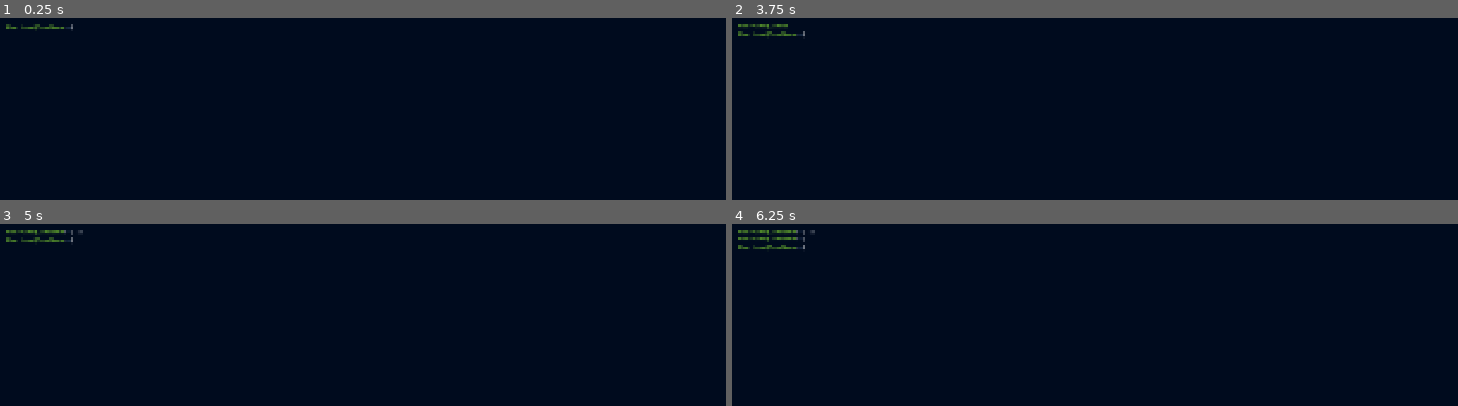
Above: before the commit, frames 1-4 (two rows, left to right).
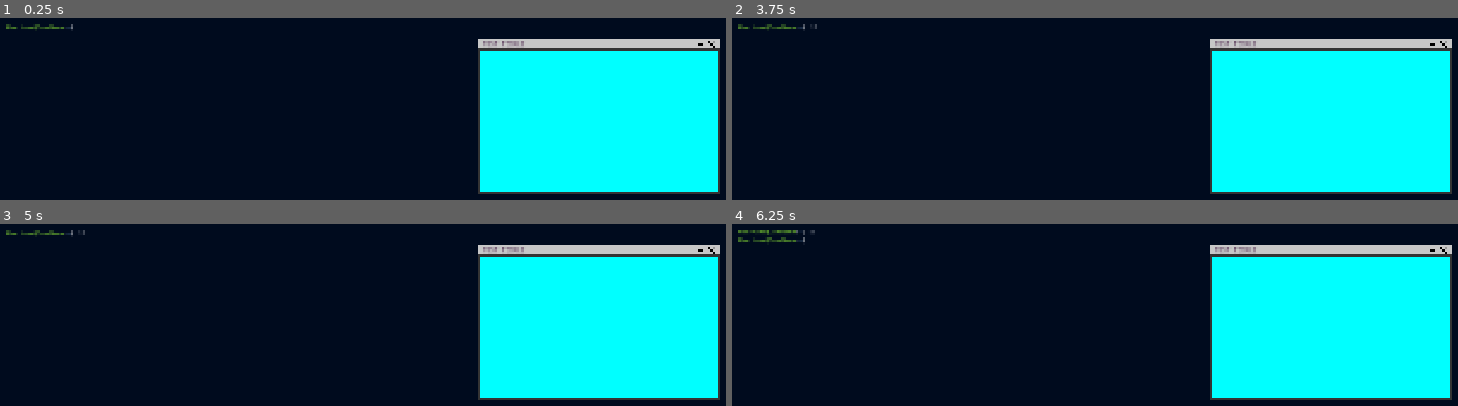
Above: after the commit, the same moments.

Repository: 0nnur1/crl
Game: Godot game, scene res://main.tscn
Two runs of this game, one before a commit and one after it. Both use one fixed random seed, a clock stepped at 60 frames per second and the inputs below.
Inputs (mouse positions are in pixels of both pictures, inside the frame that each line leads up to):
- Up to frame 1 (0.25 s): no input
- Up to frame 2 (3.75 s): click (1167, 27) at 0.52 s; type "12" at 0.6 s; click (1428, 45) at 1.27 s; click (1428, 45) at 2.02 s; click (1428, 45) at 2.77 s; tap Enter at 3.5 s; move the mouse to (outside the picture) at 3.52 s; click (outside the picture) at 3.67 s
- Up to frame 3 (5 s): tap Space at 4.25 s; move the mouse to (outside the picture) at 4.27 s; click (outside the picture) at 4.42 s
- Up to frame 4 (6.25 s): tap Enter at 5 s; move the mouse to (1211, 349) at 5.02 s; click (1211, 349) at 5.17 s; tap Space at 5.75 s; move the mouse to (outside the picture) at 5.77 s; click (outside the picture) at 5.92 s

The runs differ from the first frame. In frame 1, 28% of the frame differs, in the area x 65-100%, y 11-97%; in frame 2, 29%; in frame 3, 29%, in the area x 0-100%, y 3-97%; in frame 4, 29%.

Commit message:
created the basic window preset for content, still not great but working on it

Diff:
--- /dev/null
+++ b/game_window/game_window.gd
@@ -0,0 +1,45 @@
+extends ColorRect
+
+@onready var label = $label
+@onready var content = $Control
+@onready var title = $label/title
+
+# size constraints
+func _on_resized():
+	var x = size.x
+
+	var label_y = x * 0.04
+	var border_size = x * 0.02
+
+	var target_content_width = x - border_size
+
+	var target_content_height = (target_content_width * 3) / 5
+
+	content.size = Vector2(target_content_width, target_content_height)
+	content.position = Vector2(border_size / 2, label_y + border_size / 2)
+
+	var total_height = label_y + target_content_height + (border_size / 2) + (border_size / 2)
+
+	# This line "snaps" the window to the correct height
+	size.y = total_height
+
+	# Keep the header matching the width
+	label.size = Vector2(x, label_y)
+
+func set_content(new_scene: PackedScene):
+
+	for child in content.get_children():
+		child.queue_free()
+
+	var new_content = new_scene.instantiate()
+
+	content.add_child(new_content)
+
+func add_content(new_scene: PackedScene):
+
+	var new_content = new_scene.instantiate()
+
+	content.add_child(new_content)
+
+func set_title(new_title: String):
+	title.text = new_title
--- /dev/null
+++ b/game_window/game_window.tscn
@@ -0,0 +1,79 @@
+[gd_scene format=3 uid="uid://b5j48bfo2va5q"]
+
+[ext_resource type="Script" uid="uid://bnn3ih8j83vhd" path="res://game_window/game_window.gd" id="1_iq8xv"]
+[ext_resource type="Script" uid="uid://v4vj41ugrilh" path="res://game_window/label.gd" id="2_u36qd"]
+[ext_resource type="FontFile" uid="uid://cv4x78buf70m6" path="res://assets/fonts/UbuntuMono-Regular.ttf" id="3_30ws5"]
+[ext_resource type="FontFile" uid="uid://dd2q71ueici4d" path="res://assets/fonts/UbuntuMono-Bold.ttf" id="4_bxsro"]
+[ext_resource type="FontFile" uid="uid://cv5apkaxbtor7" path="res://assets/fonts/UbuntuMono-BoldItalic.ttf" id="5_edg38"]
+[ext_resource type="FontFile" uid="uid://bsg05l042ywaj" path="res://assets/fonts/UbuntuMono-Italic.ttf" id="6_krdr4"]
+[ext_resource type="Texture2D" uid="uid://dlqxlgoq3l3g0" path="res://assets/sprites/-.png" id="7_edg38"]
+[ext_resource type="Texture2D" uid="uid://c74imyh1t6hfq" path="res://assets/sprites/X.png" id="8_krdr4"]
+
+[node name="GameWindow" type="ColorRect" unique_id=2109808876]
+color = Color(0.20392157, 0.20392157, 0.20392157, 1)
+script = ExtResource("1_iq8xv")
+
+[node name="label" type="ColorRect" parent="." unique_id=792799735]
+layout_mode = 0
+offset_right = 385.0
+offset_bottom = 334.0
+color = Color(0.7784455, 0.7784456, 0.77844536, 1)
+script = ExtResource("2_u36qd")
+
+[node name="title" type="RichTextLabel" parent="label" unique_id=1992647051]
+layout_mode = 0
+offset_right = 40.0
+offset_bottom = 40.0
+mouse_filter = 1
+theme_override_fonts/normal_font = ExtResource("3_30ws5")
+theme_override_fonts/bold_font = ExtResource("4_bxsro")
+theme_override_fonts/bold_italics_font = ExtResource("5_edg38")
+theme_override_fonts/italics_font = ExtResource("6_krdr4")
+theme_override_fonts/mono_font = ExtResource("3_30ws5")
+bbcode_enabled = true
+text = "fortnite tester9101
+"
+scroll_active = false
+autowrap_mode = 0
+shortcut_keys_enabled = false
+vertical_alignment = 1
+
+[node name="minimize" type="Button" parent="label" unique_id=811427520]
+modulate = Color(0, 0, 0, 1)
+layout_mode = 0
+offset_right = 8.0
+offset_bottom = 8.0
+theme_override_fonts/font = ExtResource("4_bxsro")
+toggle_mode = true
+icon = ExtResource("7_edg38")
+flat = true
+icon_alignment = 1
+expand_icon = true
+
+[node name="close" type="Button" parent="label" unique_id=856106025]
+modulate = Color(0, 0, 0, 1)
+layout_mode = 0
+offset_right = 8.0
+offset_bottom = 8.0
+theme_override_fonts/font = ExtResource("4_bxsro")
+icon = ExtResource("8_krdr4")
+flat = true
+icon_alignment = 1
+expand_icon = true
+
+[node name="Control" type="Control" parent="." unique_id=1394683053]
+anchors_preset = 0
+offset_right = 40.0
+offset_bottom = 40.0
+
+[node name="ColorRect" type="ColorRect" parent="Control" unique_id=1720993340]
+layout_mode = 1
+anchors_preset = 15
+anchor_right = 1.0
+anchor_bottom = 1.0
+grow_horizontal = 2
+grow_vertical = 2
+color = Color(0, 1, 1, 1)
+
+[connection signal="resized" from="." to="." method="_on_resized"]
+[connection signal="resized" from="label" to="label" method="_on_resized"]
--- /dev/null
+++ b/game_window/label.gd
@@ -0,0 +1,24 @@
+extends ColorRect
+
+@onready var title = $title
+@onready var minimize = $minimize
+@onready var close = $close
+
+func _on_resized() -> void:
+
+	var x = size.x
+	var y = size.y
+	var button_size = Vector2(y*0.90, y*0.90)
+	var position_offset = (y*0.1)
+	close.size = button_size # Square
+	close.position = Vector2(x - y*1.2, position_offset)
+
+	minimize.size = button_size # Square
+	minimize.position = Vector2(x - (y * 2.4), position_offset)
+
+	var title_width = x - (y * 2)
+	title.size = Vector2(title_width, y)
+	title.position = Vector2(0, 0)
+
+	var fs = int(y * 0.8)
+	title.add_theme_font_size_override("normal_font_size", fs)
--- a/project.godot
+++ b/project.godot
@@ -27,6 +27,10 @@
 window/stretch/mode="canvas_items"
 window/stretch/aspect="expand"
 
+[editor_plugins]
+
+enabled=PackedStringArray("res://addons/sicilica.import.pixelorama/plugin.cfg")
+
 [physics]
 
 3d/physics_engine="Jolt Physics"
--- a/root_background/main_script.gd
+++ b/root_background/main_script.gd
@@ -4,7 +4,9 @@
 @onready var prefix = $distro/VBoxContainer/input_line/prefix
 @onready var command_log = $distro/VBoxContainer/history
 @onready var scrolling_box = $distro
+@onready var windows = $windows
 
+@onready var game_window = preload("res://game_window/game_window.tscn")
 @onready var is_typing: bool = false
 
 const UBUNTU_GREEN = "#8ae234"
@@ -14,6 +16,8 @@
 	prefix.text = ("[color="+UBUNTU_GREEN+"]"+globals.current_user+"@"+globals.pc_name+"[/color]"+":")
 	prefix.append_text("[color=" + UBUNTU_BLUE + "]" + globals.current_dir + "[/color]$ ")
 	input_line.grab_focus()
+	var window = create_game_window() # DEBUG
+	window.set_title("[color=#492349] TEST_TICKLE[/color]") #DEBUG
 
 func _on_bg_gui_input(event: InputEvent) -> void:
 	if event is InputEventMouseButton:
@@ -70,7 +74,7 @@
 
 	var command = tokens[0].to_lower()
 
-	var args = tokens.slice(1)
+	var _args = tokens.slice(1)
 
 	match command:
 		"help":
@@ -84,8 +88,6 @@
 			await fancy_print_to_log("ASCII logo fr", 0.08, "#df4b78")
 			command_log.append_text("\n")
 
-
-
 func fancy_print_to_log(input: String, delay: float, color: String = "#ffffff") -> void:
 	command_log.append_text("[color=" + color + "]")
 
@@ -94,3 +96,29 @@
 		await get_tree().create_timer(delay).timeout
 
 	command_log.append_text("[/color]")
+
+func create_game_window():
+	# get screen size
+	var screen_size = get_viewport().get_visible_rect().size
+	var x = screen_size.x
+	var y = screen_size.y
+
+	# create window
+	var window = game_window.instantiate()
+	windows.add_child(window)
+
+	# set window size
+	window.size.x = x*0.3
+	window.size.y = y*0.3
+	window.position = Vector2(x*0.6, y*0.05)
+
+	return window
+
+
+func _input(event):
+	if event is InputEventMouseButton and event.pressed:
+		for window in $windows.get_children():
+			if window.get_global_rect().has_point(event.global_position):
+				input_line.release_focus()
+				return
+		input_line.grab_focus()
--- a/root_background/root_background.tscn
+++ b/root_background/root_background.tscn
@@ -98,5 +98,11 @@
 drag_and_drop_selection_enabled = false
 caret_blink = true
 
+[node name="windows" type="Control" parent="." unique_id=1758702383]
+layout_mode = 3
+anchors_preset = 0
+offset_right = 40.0
+offset_bottom = 40.0
+
 [connection signal="gui_input" from="BG" to="." method="_on_bg_gui_input"]
 [connection signal="text_submitted" from="distro/VBoxContainer/input_line/input" to="." method="_on_input_text_submitted"]
Binary file added: assets/sprites/-.png
Binary file added: assets/sprites/X.png
Not shown, added: game_window/game_window.gd.uid
Not shown, added: game_window/label.gd.uid
Not shown, removed: ubuntu_mono.zip
